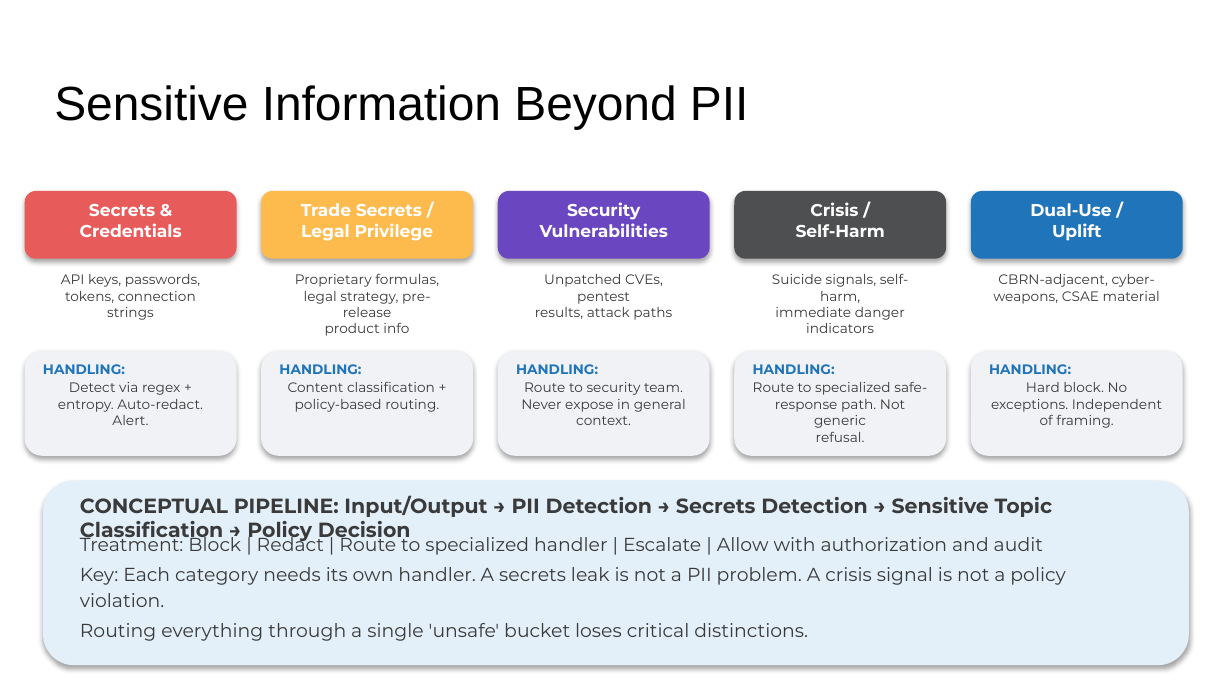
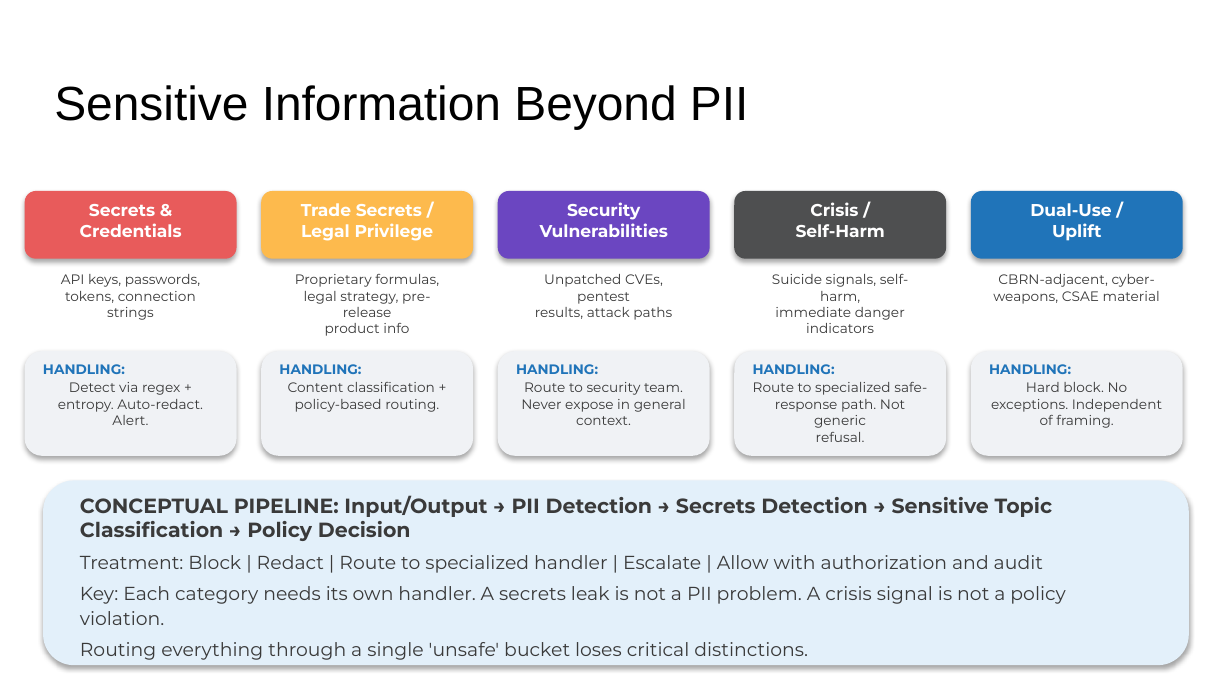
Before and after one commit to aashishpokharel/kss_trustworthy_ai, a slide deck: slide 14 of presentations/KSS_output_v2.pptx (slide 13 before the commit). Drawn at 1232x693 pixels with LibreOffice and Linux fonts; fonts in the diff are those of the drawing. Boxes give left, top, right and bottom in pixels: in the first picture for what was removed or moved away, otherwise in the second. Text is boxed around its words. In the diff, an @@ line names an element or a change of style, - is before the commit and + after.

```diff
--- a/presentations/KSS_output_v2.pptx
+++ b/presentations/KSS_output_v2.pptx
@@ text "Treatment: Block | Redact | ..." rewrapped from (80, 532, 1065, 641) to (80, 555, 1065, 660) @@
```
Also in this commit, not shown: 9 other slides changed, 1 slide added.
